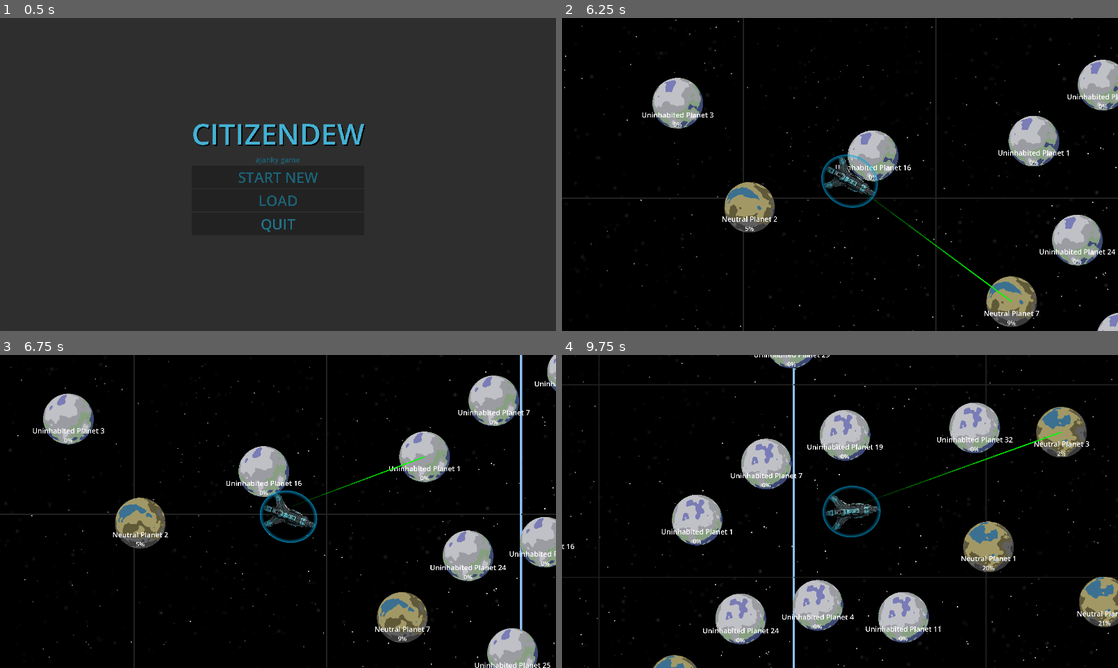
Above: before the commit, frames 1-4 (two rows, left to right).
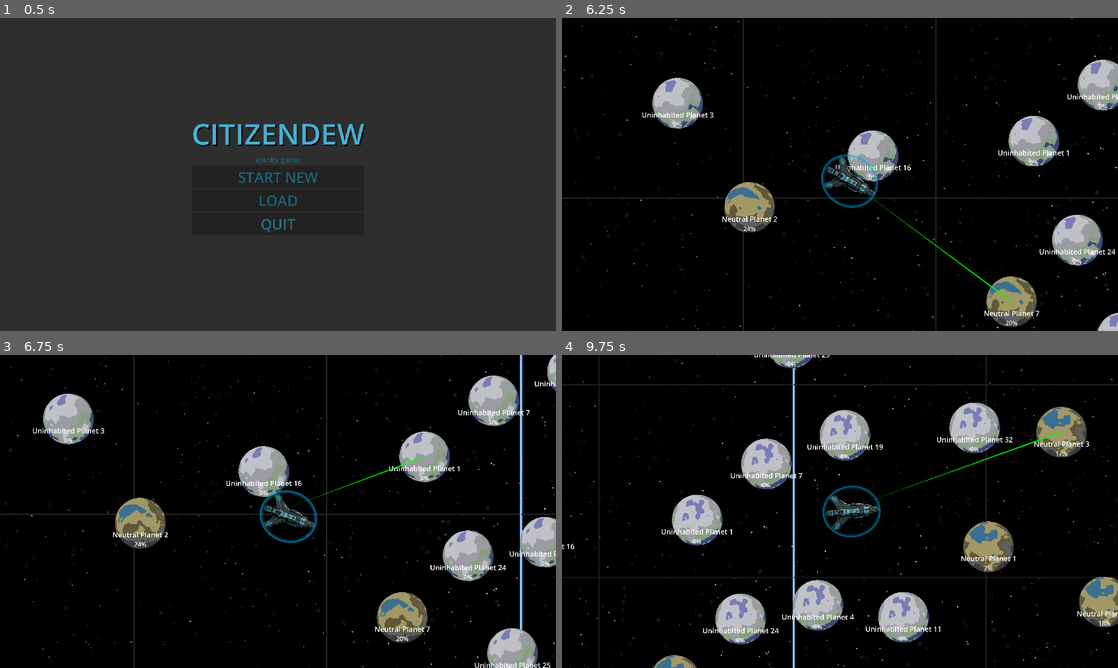
Above: after the commit, the same moments.

Repository: danielfriskey/CitizenDew-Godot4.2
Game: Godot game, scene res://menus/start_menu.tscn
The game is run twice, just before and just after one commit, with the same random seed, the same clock (stepped at 60 frames per second) and the same inputs.
Inputs (mouse positions are in pixels of both pictures, inside the frame that each line leads up to):
- Up to frame 1 (0.5 s): no input
- Up to frame 2 (6.25 s): click "START NEW" at 0.5 s; move the mouse to (840, 174) at 1.27 s; click (840, 174) at 1.35 s; move the mouse to (923, 215) at 2.02 s; click (923, 215) at 2.1 s; move the mouse to (878, 259) at 2.77 s; click (878, 259) at 2.85 s; move the mouse to (806, 302) at 3.52 s; click (806, 302) at 3.6 s; move the mouse to (895, 330) at 4.27 s; click (895, 330) at 4.35 s; move the mouse to (995, 199) at 5.02 s; click (995, 199) at 5.1 s; move the mouse to (1056, 327) at 5.77 s; click (1056, 327) at 5.85 s
- Up to frame 3 (6.75 s): move the mouse to (450, 461) at 6.52 s; click (450, 461) at 6.6 s
- Up to frame 4 (9.75 s): move the mouse to (1051, 561) at 7.27 s; click (1051, 561) at 7.35 s; move the mouse to (917, 405) at 8.02 s; click (917, 405) at 8.1 s; move the mouse to (1090, 545) at 8.77 s; click (1090, 545) at 8.85 s; move the mouse to (1084, 430) at 9.52 s; click (1084, 430) at 9.6 s

Frame 1 is identical in both runs. In frame 2, less than 0.1% of the frame differs, in the area x 32-82%, y 66-99%; in frame 3, less than 0.1%; in frame 4, less than 0.1%, in the area x 75-98%, y 30-87%.

Commit message:
Add files via upload

Diff:
--- a/scripts/space.gd
+++ b/scripts/space.gd
@@ -74,71 +74,55 @@
 
 func generate_planets():
 	if planet_positions.size() == 0:
-		create_planet(player.position, "friendly", "Home Planet", true)
-		#create_planet(player.position, "hostile", "Enemy Planet", false)
+		create_or_load_planet(player.position, "friendly", "Home Planet", true)
 		for i in range(Global.NEUTRAL_PLANET_COUNT):
 			var neutral_pos = get_valid_planet_position()
-			create_planet(neutral_pos, "neutral", "Neutral Planet " + str(i + 1), false)
+			create_or_load_planet(neutral_pos, "neutral", "Neutral Planet " + str(i + 1), false)
 		for i in range(Global.UNINHABITED_PLANET_COUNT):
 			var uninhabited_pos = get_valid_planet_position()
-			create_planet(uninhabited_pos, "uninhabited", "Uninhabited Planet " + str(i + 1), false)
+			create_or_load_planet(uninhabited_pos, "uninhabited", "Uninhabited Planet " + str(i + 1), false)
 	else:
 		for planet_data in planet_positions:
-			load_planet(Vector2(planet_data["position"].x, planet_data["position"].y), planet_data)
+			create_or_load_planet(Vector2(planet_data["position"].x, planet_data["position"].y), planet_data["status"], planet_data["name"], planet_data["home"], planet_data)
 
-func create_planet(spawn_pos: Vector2, status: String, planet_name: String, home: bool):
-	var planet_scene = planet_scene.instantiate()
-	var planet_data = {
-		"id": 0,
-		"home": home,
-		"status": status,
-		"name": planet_name,
-		"position": spawn_pos,
-		"shield_strength": 0,
-		"population": 0,
-		"resources": 0
-	}
-	match status:
-		"friendly":
-			planet_data["shield_strength"] = randi_range(1, 50)
-			planet_data["population"] = randi_range(1000, 50000)
-			planet_data["resources"] = randi_range(10, 75)
-		"neutral":
-			planet_data["shield_strength"] = randi_range(1, 25)
-			planet_data["population"] = randi_range(1000, 50000)
-			planet_data["resources"] = randi_range(10, 75)
-		"uninhabited":
-			planet_data["resources"] = randi_range(20, 80)
-
-	if planet_scene:
+func create_or_load_planet(spawn_pos: Vector2, status: String, planet_name: String, home: bool, planet_data: Dictionary = {}):
+	var planet_instance = planet_scene.instantiate()
+	if planet_data.size() == 0:
+		planet_data = {
+			"id": current_planet_id,
+			"home": home,
+			"status": status,
+			"name": planet_name,
+			"position": spawn_pos,
+			"shield_strength": 0,
+			"population": 0,
+			"resources": 0
+		}
+		match status:
+			"friendly":
+				planet_data["shield_strength"] = randi_range(1, 50)
+				planet_data["population"] = randi_range(1000, 50000)
+				planet_data["resources"] = randi_range(10, 75)
+			"neutral":
+				planet_data["shield_strength"] = randi_range(1, 25)
+				planet_data["population"] = randi_range(1000, 50000)
+				planet_data["resources"] = randi_range(10, 75)
+			"uninhabited":
+				planet_data["resources"] = randi_range(20, 80)
 		planet_data["id"] = current_planet_id
-		planet_data["status"] = status
-		planet_data["name"] = planet_name
-		planet_data["position"] = spawn_pos
-
-		planet_scene.get_node("AnimatedSprite2D").set_animation(planet_data["status"])
-		planet_scene.get_node("AnimatedSprite2D/Control/HBoxContainer/VBoxContainer/PlanetNameLabel").text = planet_data['name']
-		planet_scene.get_node("AnimatedSprite2D/Control/HBoxContainer/VBoxContainer/ShieldStrengthLabel").text = str(planet_data['shield_strength']) + '%'
-
-		planet_scene.position = spawn_pos
-		for key in planet_data.keys():
-			planet_scene.set_meta(key, planet_data[key])
-
 		current_planet_id += 1
-		add_child(planet_scene)
 		planet_positions.append(planet_data)
 
-func load_planet(spawn_pos: Vector2, planet_data: Dictionary):
-	var planet_scene = planet_scene.instantiate()
-	if planet_scene:
-		planet_scene.position = spawn_pos
-		for key in planet_data.keys():
-			planet_scene.set_meta(key, planet_data[key])
-		add_child(planet_scene)
+	planet_instance.position = spawn_pos
+	for key in planet_data.keys():
+		planet_instance.set_meta(key, planet_data[key])
 
-		planet_scene.get_node("AnimatedSprite2D").set_animation(planet_data["status"])
-		planet_scene.get_node("AnimatedSprite2D/Control/HBoxContainer/VBoxContainer/PlanetNameLabel").text = planet_data['name']
-		planet_scene.get_node("AnimatedSprite2D/Control/HBoxContainer/VBoxContainer/ShieldStrengthLabel").text = str(planet_data['shield_strength']) + '%'
+	add_child(planet_instance)
 
-		if int(planet_data["shield_strength"]) > 20:
-			print(planet_data["name"] + ' has shield above 20%')
+	if planet_instance:
+		planet_instance.get_node("AnimatedSprite2D").set_animation(status)
+		planet_instance.get_node("AnimatedSprite2D/Control/HBoxContainer/VBoxContainer/PlanetNameLabel").text = planet_name
+		planet_instance.get_node("AnimatedSprite2D/Control/HBoxContainer/VBoxContainer/ShieldStrengthLabel").text = str(planet_data['shield_strength']) + '%'
+
+	if int(planet_data["shield_strength"]) > 20:
+		print(planet_data["name"] + ' has shield above 20%')
